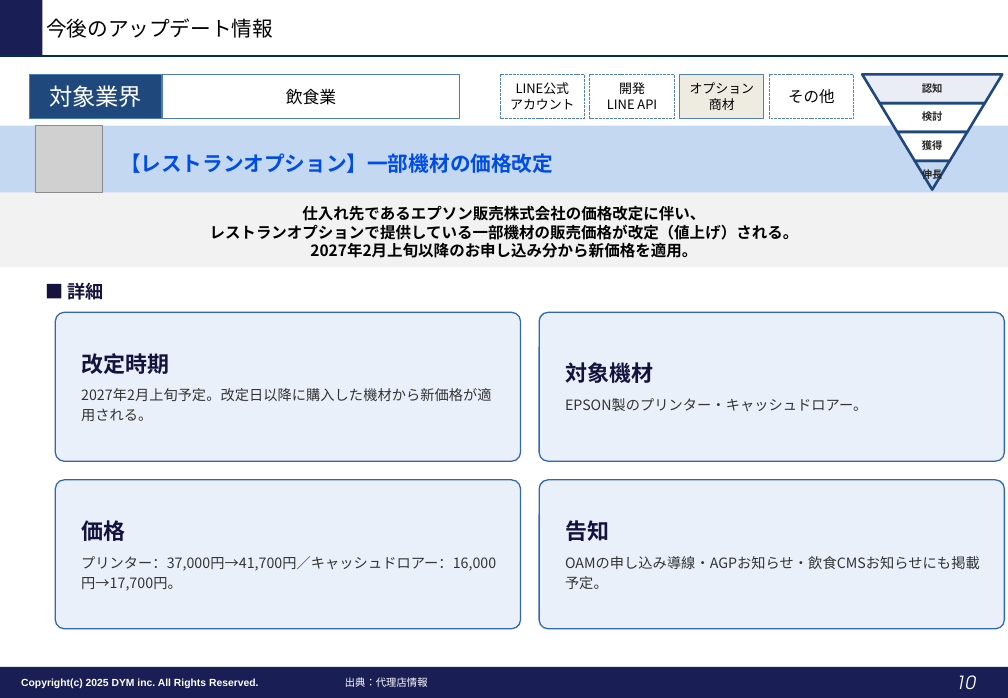
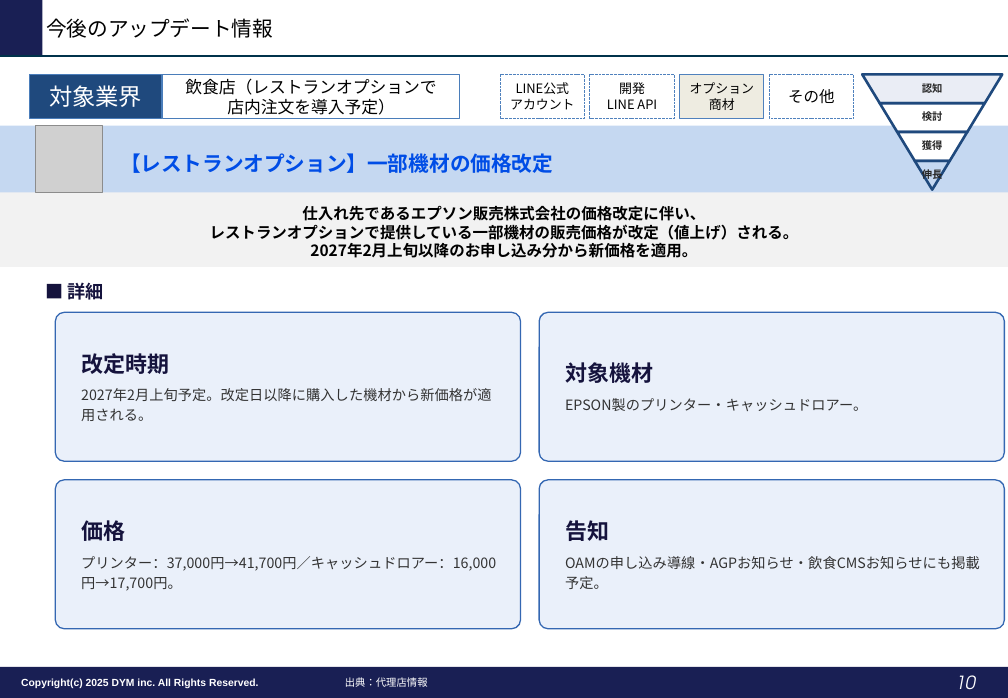
Before and after one commit to tonomura-r-dev/folder, a slide deck: slide 10 of LINEOA媒体最新情報_2026年10月トレンドレポート.pptx. Drawn at 1008x698 pixels with LibreOffice and Linux fonts; fonts in the diff are those of the drawing; grey boxes stand for pictures; background and template pictures are left out. Boxes give left, top, right and bottom in pixels: in the first picture for what was removed or moved away, otherwise in the second. Text is boxed around its words. In the diff, an @@ line names an element or a change of style, - is before the commit and + after.

```diff
--- a/LINEOA媒体最新情報_2026年10月トレンドレポート.pptx
+++ b/LINEOA媒体最新情報_2026年10月トレンドレポート.pptx
@@ text in rectangle at bbox=[185, 78, 436, 115]: text changed @@
-飲食業
+飲食店（レストランオプションで
+店内注文を導入予定）
```
Also in this commit, not shown: 7 other slides changed.
